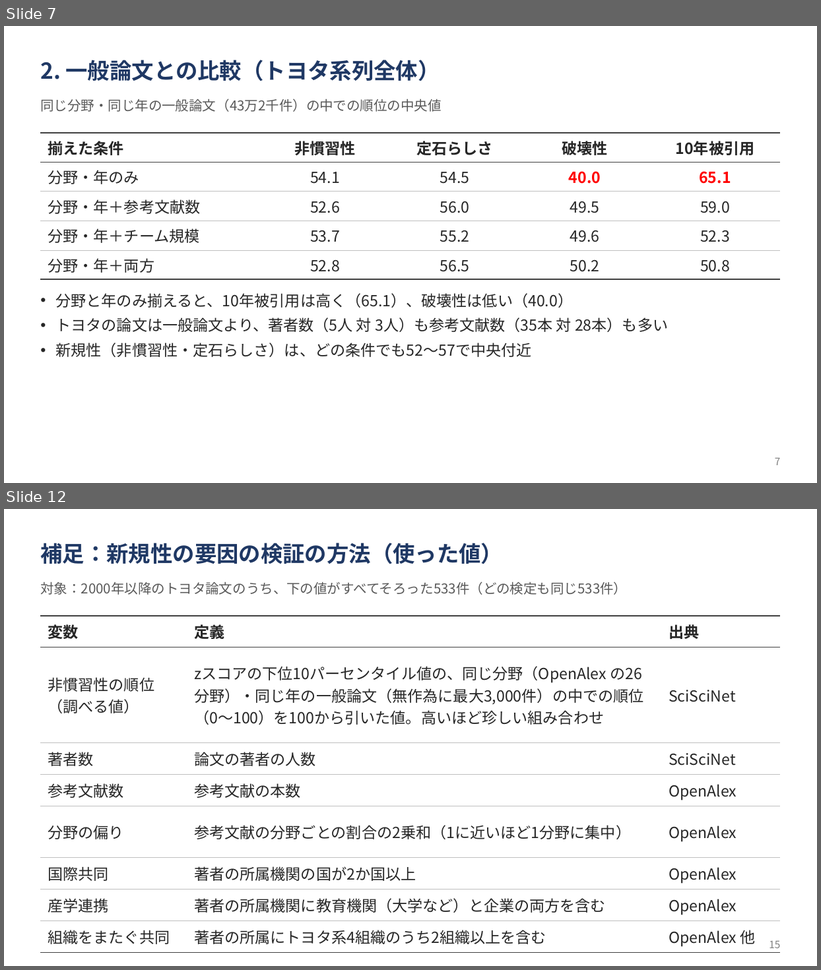
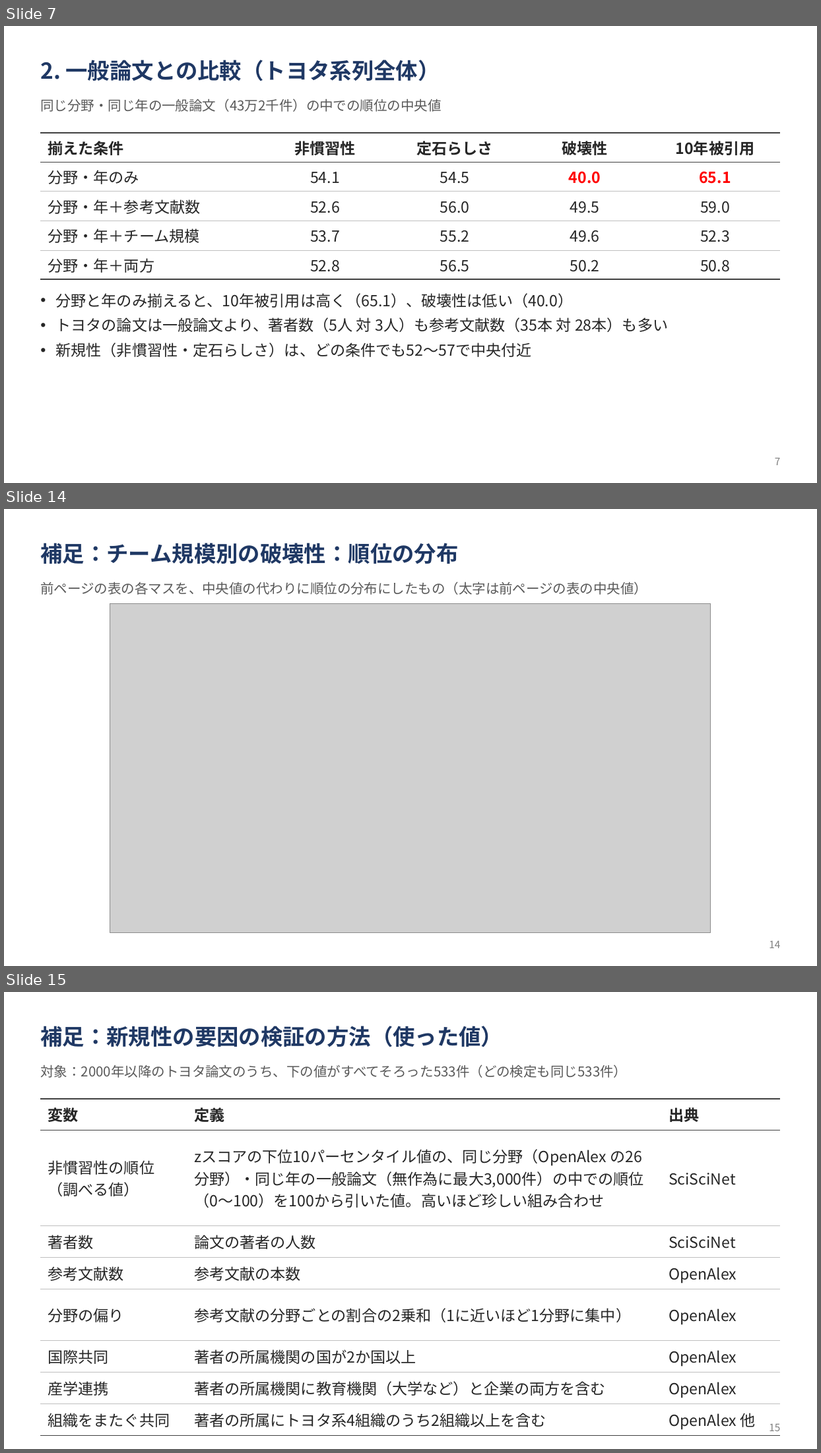
Before and after one commit to ryosuke0828/sci-sci-toyota, a slide deck: docs/slides/toyota_novelty_progress.pptx. Shown one above the other, each under a label of ours: slides 7 and 12 before the commit, slides 7, 14 and 15 after it; the slides between them are not shown. The pictures are 821x970 and 821x1453 pixels, drawn with LibreOffice and Linux fonts; fonts in the diff are those of the drawing; grey boxes stand for pictures. Boxes give left, top, right and bottom in pixels: in the first picture for what was removed or moved away, otherwise in the second. Text is boxed around its words. In the diff, an @@ line names an element or a change of style, - is before the commit and + after.

```diff
--- a/docs/slides/toyota_novelty_progress.pptx
+++ b/docs/slides/toyota_novelty_progress.pptx
@@ slide 14 added at [4, 509, 817, 966], background #FFFFFF @@
@@ text added at [40, 543, 458, 564], 26 pt, text #1F3864, bold @@
+補足：チーム規模別の破壊性：順位の分布
@@ text added at [40, 582, 648, 595], 16 pt, text #595959 @@
+前ページの表の各マスを、中央値の代わりに順位の分布にしたもの（太字は前ページの表の中央値）
@@ picture added at [110, 603, 711, 933] @@
@@ text added at [769, 941, 780, 949], 12 pt, text #7F7F7F @@
+14
@@ what was slide 12 is now slide 15 @@
```
Also in this commit, not shown: 9 slides changed, 3 other slides added, 3 slides removed.
